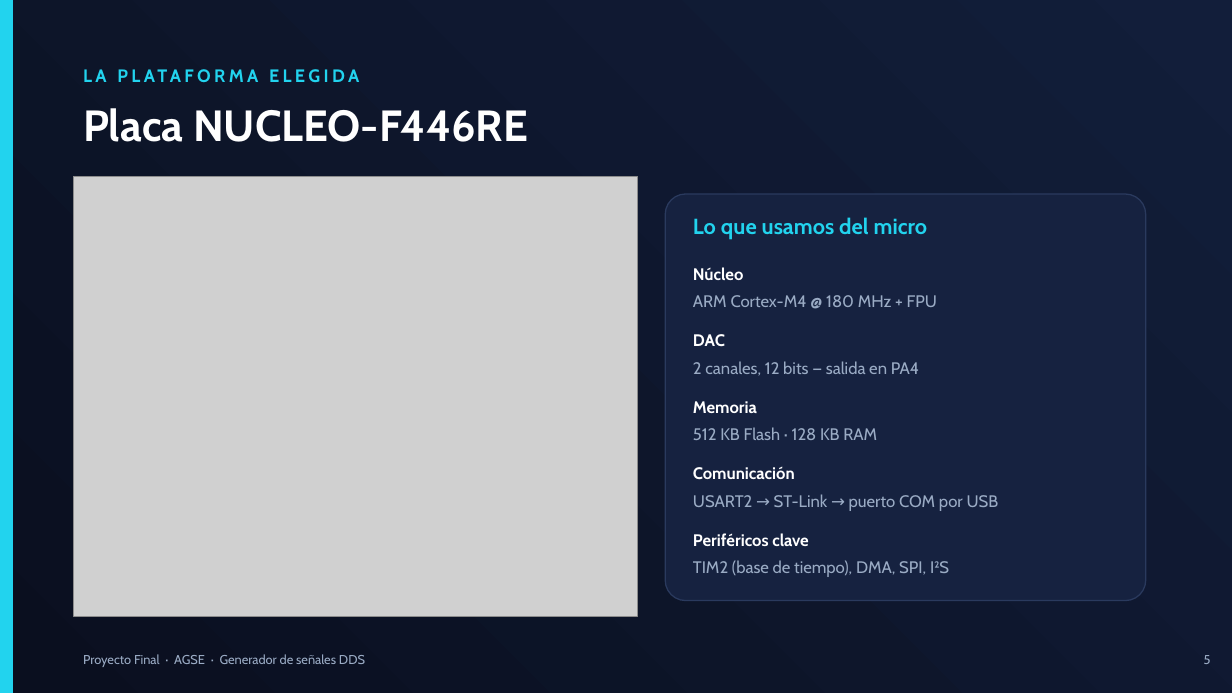
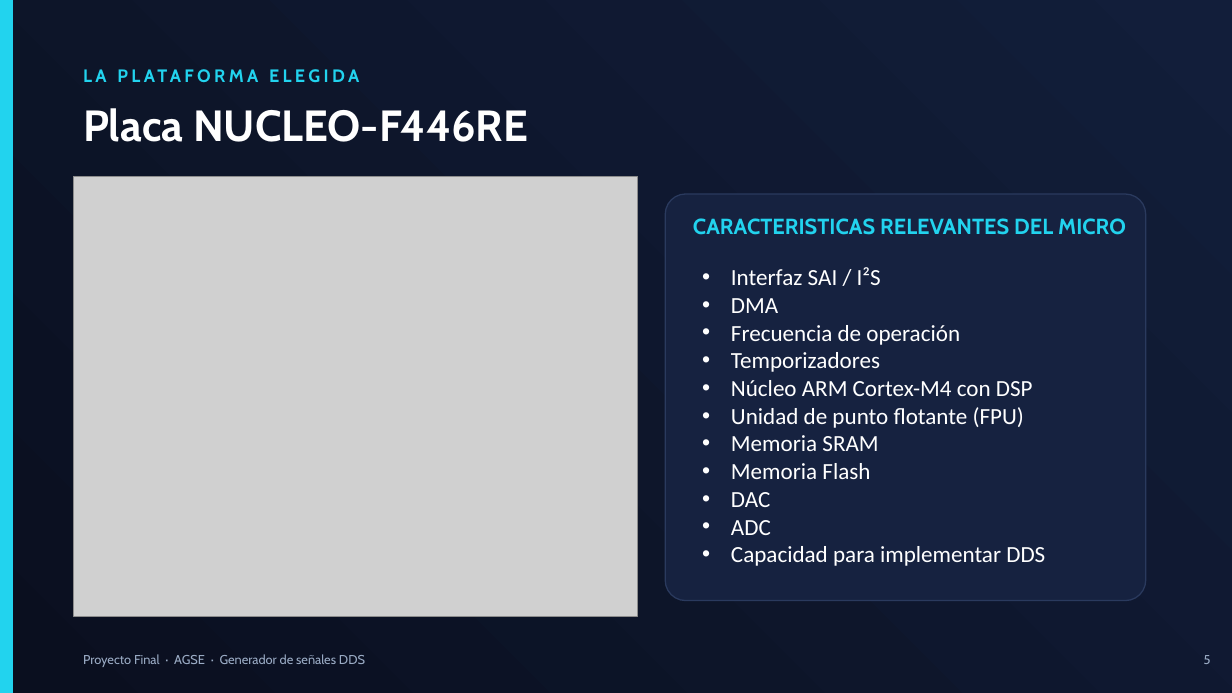
Before and after one commit to supernach00/AGSE-Proyecto-Final, a slide deck: slide 5 of Presentacion/Proyecto_Cero_Generador_DDS.pptx. Drawn at 1232x693 pixels with LibreOffice and Linux fonts; fonts in the diff are those of the drawing; grey boxes stand for pictures. Boxes give left, top, right and bottom in pixels: in the first picture for what was removed or moved away, otherwise in the second. Text is boxed around its words. In the diff, an @@ line names an element or a change of style, - is before the commit and + after.

```diff
--- a/Presentacion/Proyecto_Cero_Generador_DDS.pptx
+++ b/Presentacion/Proyecto_Cero_Generador_DDS.pptx
@@ text at [693, 218, 1126, 235]: text changed @@
-Lo que usamos del micro
+CARACTERISTICAS RELEVANTES DEL MICRO
@@ text removed at [693, 267, 743, 280] @@
-Núcleo
@@ text added at [731, 267, 1045, 566], 18 pt, text #FFFFFF @@
+• Interfaz SAI / I²S
+• DMA
+• Frecuencia de operación
+• Temporizadores
+• Núcleo ARM Cortex-M4 con DSP
+• Unidad de punto flotante (FPU)
+• Memoria SRAM
+• Memoria Flash
+• DAC
+• ADC
+• Capacidad para implementar DDS
@@ text removed at [693, 295, 937, 307] @@
-ARM Cortex-M4 @ 180 MHz + FPU
@@ text removed at [693, 334, 725, 347] @@
-DAC
@@ text removed at [693, 361, 919, 376] @@
-2 canales, 12 bits — salida en PA4
@@ text removed at [693, 401, 757, 413] @@
-Memoria
@@ text removed at [693, 427, 877, 440] @@
-512 KB Flash · 128 KB RAM
@@ text removed at [693, 467, 795, 480] @@
-Comunicación
@@ text removed at [693, 494, 999, 511] @@
-USART2 → ST-Link → puerto COM por USB
@@ text removed at [693, 533, 809, 546] @@
-Periféricos clave
@@ text removed at [693, 560, 949, 577] @@
-TIM2 (base de tiempo), DMA, SPI, I²S
```
Also in this commit, not shown: 4 other slides changed, 1 slide added.
